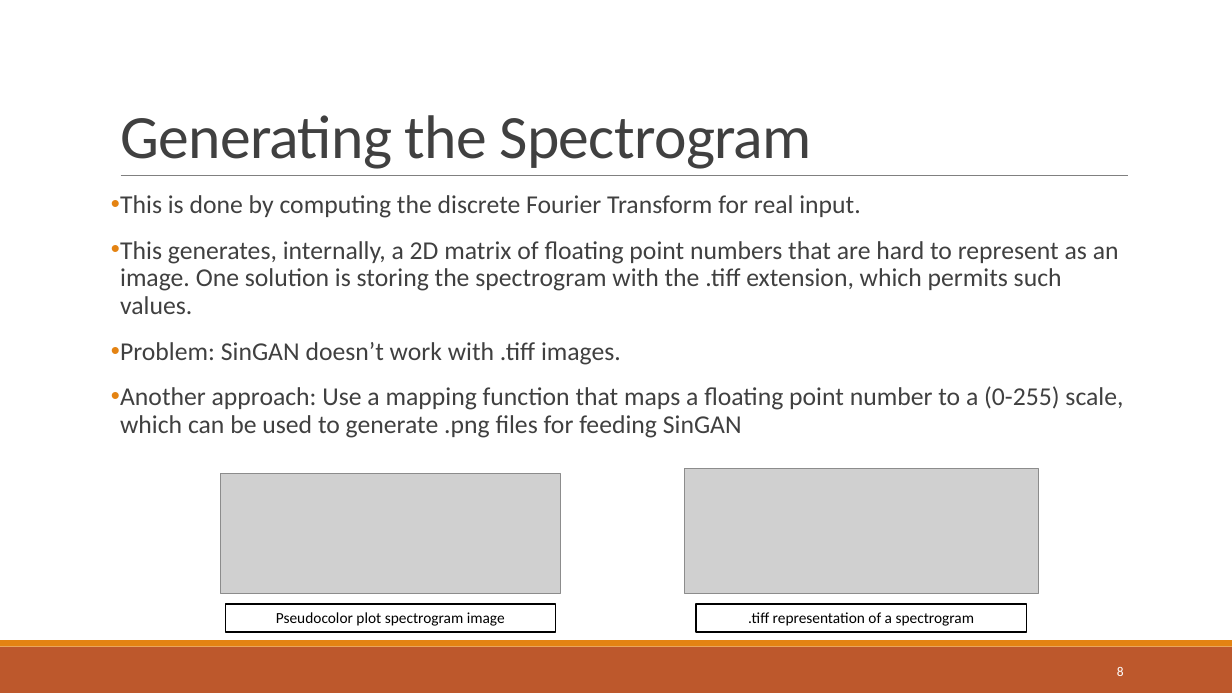
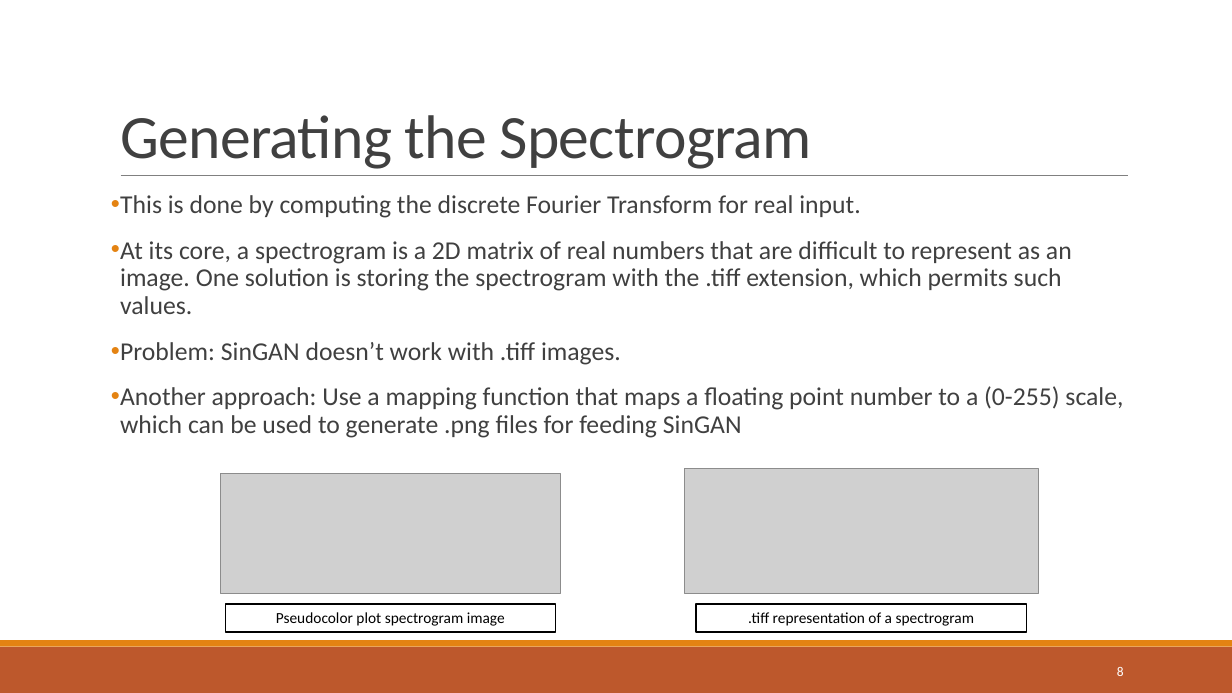
Before and after one commit to shashankshirol/GeneratingNoisySpeechData, a slide deck: slide 8 of PPTs/Shashank/Week - 1.pptx. Drawn at 1232x693 pixels with LibreOffice and Linux fonts; fonts in the diff are those of the drawing; grey boxes stand for pictures. Boxes give left, top, right and bottom in pixels: in the first picture for what was removed or moved away, otherwise in the second. Text is boxed around its words. In the diff, an @@ line names an element or a change of style, - is before the commit and + after.

Commit message:
Updated PPT

```diff
--- a/PPTs/Shashank/Week - 1.pptx
+++ b/PPTs/Shashank/Week - 1.pptx
@@ text at bbox=[120, 241, 1072, 314]: text changed @@
-• This generates, internally, a 2D matrix of floating point numbers that are hard to represent as an image. One solution is storing the spectrogram with the .tiff extension, which permits such values.
+• At its core, a spectrogram is a 2D matrix of real numbers that are difficult to represent as an image. One solution is storing the spectrogram with the .tiff extension, which permits such values.
```
Also in this commit, not shown: 3 other slides changed, 1 slide added.
